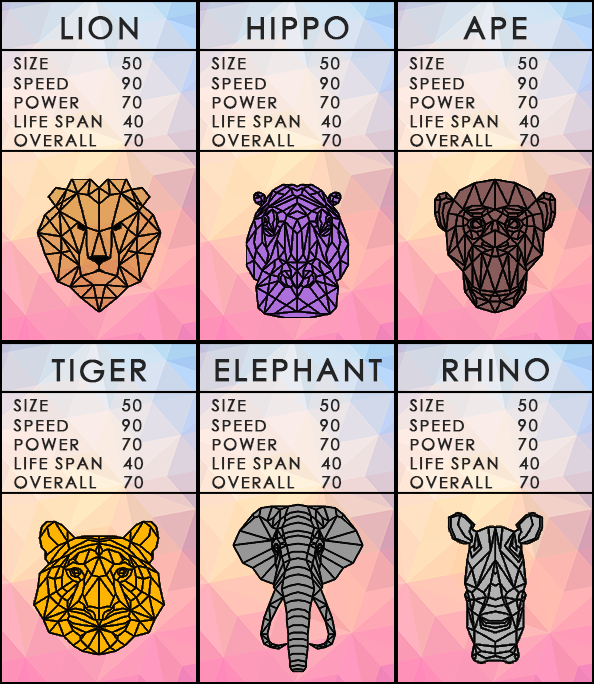
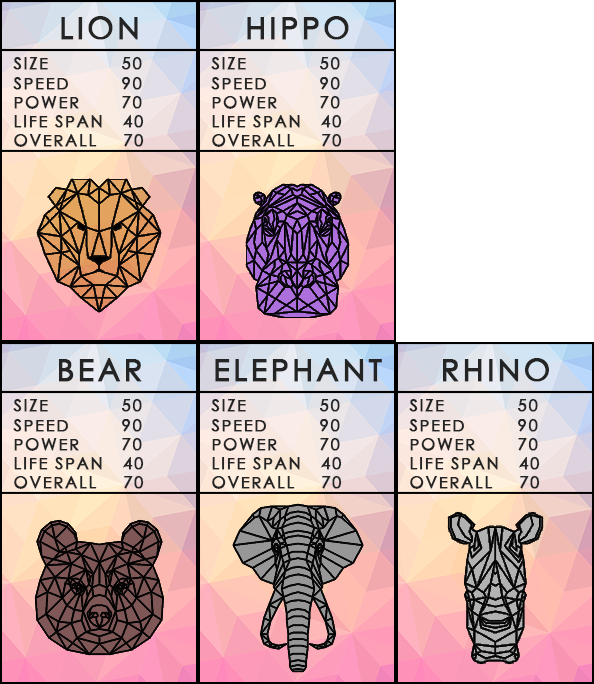
Comparing the layer stacks of the two (594, 684) images. Changes:
added group "Bear" with 8 layers above "Tiger" over (33, 358, 166, 656)
added layer "Layer 18" in group "Bear" over (35, 520, 164, 655)
added layer "Layer 19" in group "Bear" over (35, 520, 164, 655)
added layer "Name" (3rd of 7, in "Bear") in group "Bear" over (60, 358, 142, 382)
added layer "Outline" (3rd of 7, in "Bear") in group "Bear" over (33, 358, 166, 656)
added layer "Top" (3rd of 7, in "Bear") (50%) in group "Bear" over (51, 358, 147, 383)
added layer "Bottom" (3rd of 7, in "Bear") (50%) in group "Bear" over (33, 519, 166, 656)
added layer "Top copy" (3rd of 7, in "Bear") in group "Bear" over (33, 358, 166, 656)
hid group "Tiger" (8 layers) over (33, 358, 166, 656)
hid group "Ape" (8 layers) over (396, 0, 594, 342)
